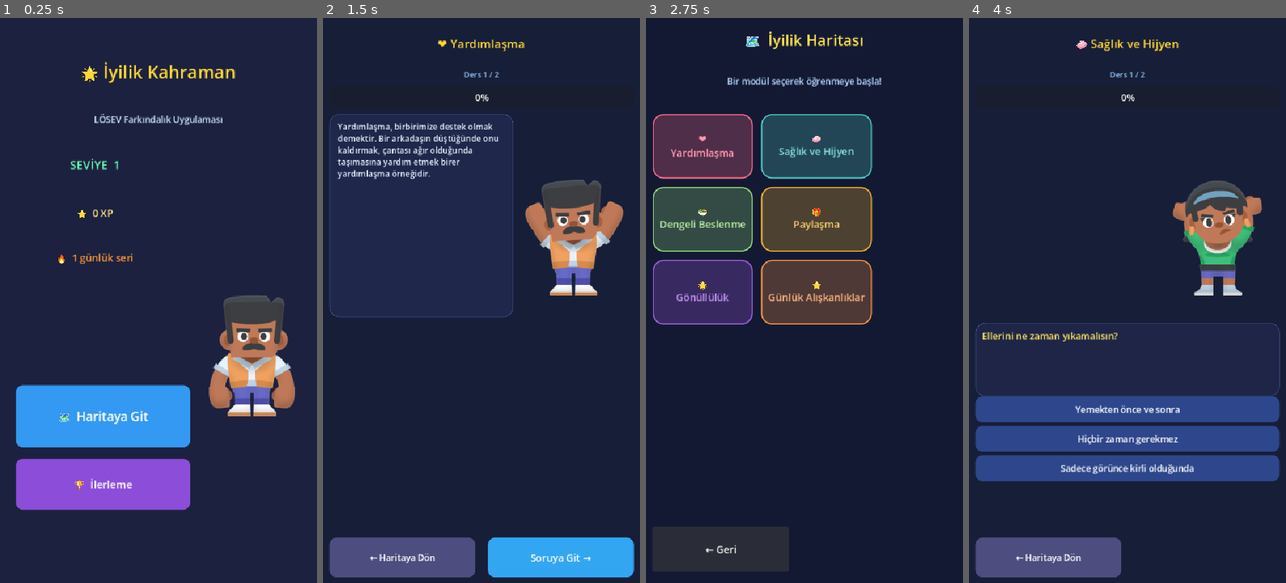
Above: before the commit, frames 1-4 (left to right).
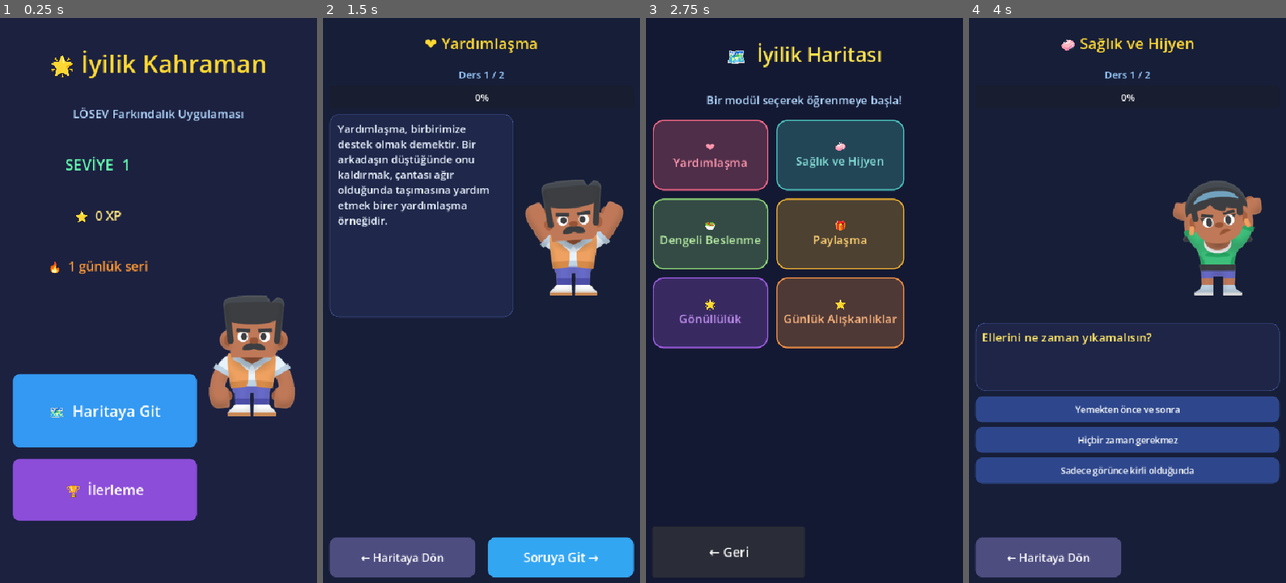
Above: after the commit, the same moments.

Repository: 42-Istanbul-Freelance/losev_iyilik_kahraman
Game: Godot game, scene res://scenes/MainMenu.tscn
The game is run twice, just before and just after one commit, with the same random seed, the same clock (stepped at 60 frames per second) and the same inputs. Sound files missing from this copy of the repository are replaced by a short silence.
Inputs:
- Up to frame 1 (0.25 s): no input
- Up to frame 2 (1.5 s): click "🗺️ Haritaya Git" at 0.5 s; click "❤️ Yardımlaşma" at 1.25 s
- Up to frame 3 (2.75 s): click "← Haritaya Dön" at 2 s
- Up to frame 4 (4 s): click "🧼 Sağlık ve Hijyen" at 2.75 s; click "Soruya Git →" at 3.5 s

The runs differ from the first frame. In frame 1, 6.9% of the frame differs, in the area x 4-92%, y 5-89%; in frame 2, 4.0%; in frame 3, 20%, in the area x 2-82%, y 2-96%; in frame 4, 3.7%.

Commit message:
fix: font boyutu artırma + background müzik loop
- Tüm sahnelerde font boyutları büyütüldü:
  MainMenu: başlık 42px, XP/streak 22px, butonlar 26px
  WorldMap: başlık 34px, modül butonları 20px/170px
  LessonScene: ders metni 18px, soru 20px, butonlar 21-23px
  ProgressScene: başlık 36px, seviye 28px, streak 24px
- bgmusic.ogg: ffmpeg ile 60 sn CC0 ambient OGG oluşturuldu
- AudioManager: finished signal ile sonsuz döngü (loop)

Diff:
--- a/scenes/LessonScene.tscn
+++ b/scenes/LessonScene.tscn
@@ -25,7 +25,7 @@
 anchor_bottom = 0.08
 grow_horizontal = 2
 grow_vertical = 2
-theme_override_font_sizes/font_size = 20
+theme_override_font_sizes/font_size = 26
 theme_override_colors/font_color = Color(1, 0.85, 0.2, 1)
 text = ""
 horizontal_alignment = 1
@@ -39,7 +39,7 @@
 anchor_bottom = 0.12
 grow_horizontal = 2
 grow_vertical = 2
-theme_override_font_sizes/font_size = 13
+theme_override_font_sizes/font_size = 17
 theme_override_colors/font_color = Color(0.6, 0.8, 1, 1)
 text = "Ders 1 / 1"
 horizontal_alignment = 1
@@ -81,8 +81,8 @@
 layout_mode = 2
 size_flags_horizontal = 3
 size_flags_vertical = 3
-theme_override_font_sizes/normal_font_size = 14
-theme_override_colors/default_color = Color(0.9, 0.95, 1, 1)
+theme_override_font_sizes/normal_font_size = 18
+theme_override_colors/default_color = Color(0.92, 0.96, 1, 1)
 bbcode_enabled = true
 text = ""
 autowrap_mode = 3
@@ -92,7 +92,7 @@
 anchor_left = 0.02
 anchor_top = 0.54
 anchor_right = 0.98
-anchor_bottom = 0.67
+anchor_bottom = 0.66
 grow_horizontal = 2
 grow_vertical = 2
 visible = false
@@ -105,7 +105,7 @@
 anchor_bottom = 0.66
 grow_horizontal = 2
 grow_vertical = 2
-theme_override_font_sizes/font_size = 16
+theme_override_font_sizes/font_size = 20
 theme_override_colors/font_color = Color(1, 0.9, 0.4, 1)
 text = ""
 autowrap_mode = 3
@@ -119,7 +119,7 @@
 anchor_bottom = 0.87
 grow_horizontal = 2
 grow_vertical = 2
-theme_override_constants/separation = 6
+theme_override_constants/separation = 8
 visible = false
 
 [node name="FeedbackLabel" type="Label" parent="."]
@@ -130,7 +130,7 @@
 anchor_bottom = 0.92
 grow_horizontal = 2
 grow_vertical = 2
-theme_override_font_sizes/font_size = 16
+theme_override_font_sizes/font_size = 20
 text = ""
 horizontal_alignment = 1
 vertical_alignment = 1
@@ -144,7 +144,7 @@
 anchor_bottom = 0.99
 grow_horizontal = 2
 grow_vertical = 2
-theme_override_font_sizes/font_size = 17
+theme_override_font_sizes/font_size = 21
 text = "Soruya Git →"
 
 [node name="BackButton" type="Button" parent="."]
@@ -155,7 +155,7 @@
 anchor_bottom = 0.99
 grow_horizontal = 2
 grow_vertical = 2
-theme_override_font_sizes/font_size = 15
+theme_override_font_sizes/font_size = 19
 text = "← Haritaya Dön"
 
 [node name="DailyTaskPanel" type="PanelContainer" parent="."]
@@ -176,7 +176,7 @@
 anchor_bottom = 0.60
 grow_horizontal = 2
 grow_vertical = 2
-theme_override_font_sizes/font_size = 18
+theme_override_font_sizes/font_size = 22
 theme_override_colors/font_color = Color(0.9, 0.95, 1, 1)
 text = ""
 horizontal_alignment = 1
@@ -192,7 +192,7 @@
 anchor_bottom = 0.84
 grow_horizontal = 2
 grow_vertical = 2
-theme_override_font_sizes/font_size = 19
+theme_override_font_sizes/font_size = 23
 text = "✅ Görevi Tamamladım! (+25 XP)"
 visible = false
 
--- a/scenes/MainMenu.tscn
+++ b/scenes/MainMenu.tscn
@@ -20,12 +20,12 @@
 [node name="TitleLabel" type="Label" parent="."]
 layout_mode = 1
 anchor_left = 0.0
-anchor_top = 0.05
+anchor_top = 0.03
 anchor_right = 1.0
-anchor_bottom = 0.14
+anchor_bottom = 0.13
 grow_horizontal = 2
 grow_vertical = 2
-theme_override_font_sizes/font_size = 30
+theme_override_font_sizes/font_size = 42
 theme_override_colors/font_color = Color(1, 0.85, 0.2, 1)
 text = "🌟 İyilik Kahraman"
 horizontal_alignment = 1
@@ -34,13 +34,13 @@
 [node name="SubtitleLabel" type="Label" parent="."]
 layout_mode = 1
 anchor_left = 0.0
-anchor_top = 0.15
+anchor_top = 0.14
 anchor_right = 1.0
-anchor_bottom = 0.21
+anchor_bottom = 0.20
 grow_horizontal = 2
 grow_vertical = 2
-theme_override_font_sizes/font_size = 15
-theme_override_colors/font_color = Color(0.8, 0.9, 1, 1)
+theme_override_font_sizes/font_size = 20
+theme_override_colors/font_color = Color(0.7, 0.85, 1, 1)
 text = "LÖSEV Farkındalık Uygulaması"
 horizontal_alignment = 1
 vertical_alignment = 1
@@ -49,11 +49,11 @@
 layout_mode = 1
 anchor_left = 0.02
 anchor_top = 0.22
-anchor_right = 0.58
+anchor_right = 0.60
 anchor_bottom = 0.30
 grow_horizontal = 2
 grow_vertical = 2
-theme_override_font_sizes/font_size = 20
+theme_override_font_sizes/font_size = 26
 theme_override_colors/font_color = Color(0.4, 1, 0.7, 1)
 text = "SEVİYE 1"
 horizontal_alignment = 1
@@ -63,11 +63,11 @@
 layout_mode = 1
 anchor_left = 0.02
 anchor_top = 0.31
-anchor_right = 0.58
-anchor_bottom = 0.38
+anchor_right = 0.60
+anchor_bottom = 0.39
 grow_horizontal = 2
 grow_vertical = 2
-theme_override_font_sizes/font_size = 17
+theme_override_font_sizes/font_size = 22
 theme_override_colors/font_color = Color(1, 0.9, 0.5, 1)
 text = "⭐ XP: 0"
 horizontal_alignment = 1
@@ -76,12 +76,12 @@
 [node name="StreakLabel" type="Label" parent="."]
 layout_mode = 1
 anchor_left = 0.02
-anchor_top = 0.39
-anchor_right = 0.58
-anchor_bottom = 0.46
+anchor_top = 0.40
+anchor_right = 0.60
+anchor_bottom = 0.48
 grow_horizontal = 2
 grow_vertical = 2
-theme_override_font_sizes/font_size = 17
+theme_override_font_sizes/font_size = 22
 theme_override_colors/font_color = Color(1, 0.6, 0.2, 1)
 text = "🔥 Seri: 0 gün"
 horizontal_alignment = 1
@@ -89,32 +89,32 @@
 
 [node name="StartButton" type="Button" parent="."]
 layout_mode = 1
-anchor_left = 0.05
-anchor_top = 0.65
-anchor_right = 0.60
+anchor_left = 0.04
+anchor_top = 0.63
+anchor_right = 0.62
 anchor_bottom = 0.76
 grow_horizontal = 2
 grow_vertical = 2
-theme_override_font_sizes/font_size = 21
+theme_override_font_sizes/font_size = 26
 text = "🗺️  Haritaya Git"
 
 [node name="ProgressButton" type="Button" parent="."]
 layout_mode = 1
-anchor_left = 0.05
+anchor_left = 0.04
 anchor_top = 0.78
-anchor_right = 0.60
-anchor_bottom = 0.87
+anchor_right = 0.62
+anchor_bottom = 0.89
 grow_horizontal = 2
 grow_vertical = 2
-theme_override_font_sizes/font_size = 18
+theme_override_font_sizes/font_size = 24
 text = "🏆  İlerleme"
 
 [node name="CharacterSprite" type="TextureRect" parent="."]
 layout_mode = 1
 anchor_left = 0.60
-anchor_top = 0.22
+anchor_top = 0.20
 anchor_right = 0.99
-anchor_bottom = 0.90
+anchor_bottom = 0.92
 grow_horizontal = 2
 grow_vertical = 2
 texture = ExtResource("2")
--- a/scenes/ProgressScene.tscn
+++ b/scenes/ProgressScene.tscn
@@ -24,7 +24,7 @@
 anchor_bottom = 0.10
 grow_horizontal = 2
 grow_vertical = 2
-theme_override_font_sizes/font_size = 27
+theme_override_font_sizes/font_size = 36
 theme_override_colors/font_color = Color(1, 0.85, 0.2, 1)
 text = "🏆 İlerleme"
 horizontal_alignment = 1
@@ -35,10 +35,10 @@
 anchor_left = 0.0
 anchor_top = 0.11
 anchor_right = 1.0
-anchor_bottom = 0.18
+anchor_bottom = 0.19
 grow_horizontal = 2
 grow_vertical = 2
-theme_override_font_sizes/font_size = 22
+theme_override_font_sizes/font_size = 28
 theme_override_colors/font_color = Color(0.4, 1, 0.7, 1)
 text = "🏆 Seviye 1"
 horizontal_alignment = 1
@@ -47,12 +47,12 @@
 [node name="XPLabel" type="Label" parent="."]
 layout_mode = 1
 anchor_left = 0.0
-anchor_top = 0.19
+anchor_top = 0.20
 anchor_right = 1.0
-anchor_bottom = 0.25
+anchor_bottom = 0.26
 grow_horizontal = 2
 grow_vertical = 2
-theme_override_font_sizes/font_size = 16
+theme_override_font_sizes/font_size = 20
 theme_override_colors/font_color = Color(0.85, 0.9, 1, 1)
 text = "⭐ Toplam XP: 0"
 horizontal_alignment = 1
@@ -61,21 +61,21 @@
 [node name="XPBar" type="ProgressBar" parent="."]
 layout_mode = 1
 anchor_left = 0.05
-anchor_top = 0.26
+anchor_top = 0.27
 anchor_right = 0.95
-anchor_bottom = 0.31
+anchor_bottom = 0.33
 grow_horizontal = 2
 grow_vertical = 2
 
 [node name="StreakLabel" type="Label" parent="."]
 layout_mode = 1
 anchor_left = 0.0
-anchor_top = 0.32
+anchor_top = 0.34
 anchor_right = 1.0
-anchor_bottom = 0.38
+anchor_bottom = 0.41
 grow_horizontal = 2
 grow_vertical = 2
-theme_override_font_sizes/font_size = 19
+theme_override_font_sizes/font_size = 24
 theme_override_colors/font_color = Color(1, 0.6, 0.2, 1)
 text = "🔥 Günlük Seri: 0 gün"
 horizontal_alignment = 1
@@ -84,55 +84,55 @@
 [node name="BadgeTitleLabel" type="Label" parent="."]
 layout_mode = 1
 anchor_left = 0.04
-anchor_top = 0.40
+anchor_top = 0.43
 anchor_right = 0.96
-anchor_bottom = 0.46
+anchor_bottom = 0.50
 grow_horizontal = 2
 grow_vertical = 2
-theme_override_font_sizes/font_size = 18
+theme_override_font_sizes/font_size = 22
 theme_override_colors/font_color = Color(1, 0.85, 0.2, 1)
 text = "🏅 Rozetlerim"
 
 [node name="BadgeFlow" type="FlowContainer" parent="."]
 layout_mode = 1
 anchor_left = 0.04
-anchor_top = 0.47
+anchor_top = 0.51
 anchor_right = 0.96
-anchor_bottom = 0.62
+anchor_bottom = 0.63
 grow_horizontal = 2
 grow_vertical = 2
 
 [node name="ModulesTitleLabel" type="Label" parent="."]
 layout_mode = 1
 anchor_left = 0.04
-anchor_top = 0.63
+anchor_top = 0.64
 anchor_right = 0.96
-anchor_bottom = 0.69
+anchor_bottom = 0.71
 grow_horizontal = 2
 grow_vertical = 2
-theme_override_font_sizes/font_size = 18
+theme_override_font_sizes/font_size = 22
 theme_override_colors/font_color = Color(1, 0.85, 0.2, 1)
 text = "✅ Tamamlanan Modüller"
 
 [node name="ModulesList" type="VBoxContainer" parent="."]
 layout_mode = 1
 anchor_left = 0.04
-anchor_top = 0.70
+anchor_top = 0.72
 anchor_right = 0.96
 anchor_bottom = 0.88
 grow_horizontal = 2
 grow_vertical = 2
-theme_override_constants/separation = 6
+theme_override_constants/separation = 8
 
 [node name="BackButton" type="Button" parent="."]
 layout_mode = 1
 anchor_left = 0.05
 anchor_top = 0.91
-anchor_right = 0.55
-anchor_bottom = 0.98
+anchor_right = 0.60
+anchor_bottom = 0.99
 grow_horizontal = 2
 grow_vertical = 2
-theme_override_font_sizes/font_size = 17
+theme_override_font_sizes/font_size = 22
 text = "← Ana Menü"
 
 [connection signal="pressed" from="BackButton" to="." method="_on_back_button_pressed"]
--- a/scenes/WorldMap.tscn
+++ b/scenes/WorldMap.tscn
@@ -21,31 +21,33 @@
 anchor_left = 0.0
 anchor_top = 0.02
 anchor_right = 1.0
-anchor_bottom = 0.1
+anchor_bottom = 0.11
 grow_horizontal = 2
 grow_vertical = 2
-theme_override_font_sizes/font_size = 26
+theme_override_font_sizes/font_size = 34
 theme_override_colors/font_color = Color(1, 0.9, 0.3, 1)
 text = "🗺️  İyilik Haritası"
 horizontal_alignment = 1
+vertical_alignment = 1
 
 [node name="SubLabel" type="Label" parent="."]
 layout_mode = 1
 anchor_left = 0.0
-anchor_top = 0.1
+anchor_top = 0.11
 anchor_right = 1.0
-anchor_bottom = 0.17
+anchor_bottom = 0.18
 grow_horizontal = 2
 grow_vertical = 2
-theme_override_font_sizes/font_size = 15
+theme_override_font_sizes/font_size = 19
 theme_override_colors/font_color = Color(0.7, 0.85, 1, 1)
 text = "Bir modül seçerek öğrenmeye başla!"
 horizontal_alignment = 1
+vertical_alignment = 1
 
 [node name="ScrollContainer" type="ScrollContainer" parent="."]
 layout_mode = 1
 anchor_left = 0.02
-anchor_top = 0.17
+anchor_top = 0.18
 anchor_right = 0.98
 anchor_bottom = 0.88
 grow_horizontal = 2
@@ -61,12 +63,12 @@
 [node name="BackButton" type="Button" parent="."]
 layout_mode = 1
 anchor_left = 0.02
-anchor_top = 0.9
-anchor_right = 0.45
-anchor_bottom = 0.98
+anchor_top = 0.90
+anchor_right = 0.50
+anchor_bottom = 0.99
 grow_horizontal = 2
 grow_vertical = 2
-theme_override_font_sizes/font_size = 17
+theme_override_font_sizes/font_size = 22
 text = "← Geri"
 
 [connection signal="pressed" from="BackButton" to="." method="_on_back_button_pressed"]
--- a/scripts/AudioManager.gd
+++ b/scripts/AudioManager.gd
@@ -37,7 +37,6 @@
 	if not ResourceLoader.exists(path):
 		return
 	if music_player.stream and music_player.playing:
-		# Aynı müzik zaten çalıyorsa tekrar başlatma
 		var current = music_player.stream.resource_path if music_player.stream else ""
 		if current == path:
 			return
@@ -45,6 +44,14 @@
 	if stream:
 		music_player.stream = stream
 		music_player.play()
+		# Loop: bittikten sonra tekrar başlat
+		if not music_player.finished.is_connected(_on_music_finished):
+			music_player.finished.connect(_on_music_finished.bind(path))
+
+func _on_music_finished(path: String):
+	if music_enabled and music_player:
+		music_player.play()
+
 
 func stop_music():
 	if music_player:
--- a/scripts/WorldMap.gd
+++ b/scripts/WorldMap.gd
@@ -29,8 +29,8 @@
 func _create_module_button(module: Dictionary) -> Button:
 	var btn = Button.new()
 	btn.text = "%s\n%s" % [module["icon"], module["title"]]
-	btn.custom_minimum_size = Vector2(160, 110)
-	btn.add_theme_font_size_override("font_size", 17)
+	btn.custom_minimum_size = Vector2(170, 120)
+	btn.add_theme_font_size_override("font_size", 20)
 
 	var col = Color(module.get("color", "#4488ff"))
 
Not shown, added: assets/audio/sfx/bgmusic.ogg.import
Not shown, added: assets/audio/sfx/btn_click.ogg.import
Not shown, added: assets/audio/sfx/complete.ogg.import
Not shown, added: assets/audio/sfx/correct.ogg.import
Not shown, added: assets/audio/sfx/wrong.ogg.import
Not shown: 1 places in scenes/WorldMap.tscn that only renumber resources
Not shown, added: scripts/AudioManager.gd.uid
Binary file added: ss/Ekran görüntüsü_2026-03-01_00-48-52.png
Binary file added: ss/Ekran görüntüsü_2026-03-01_00-49-06.png
Binary file added: ss/Ekran görüntüsü_2026-03-01_00-49-19.png
Binary file added: ss/Ekran görüntüsü_2026-03-01_00-49-29.png
Binary file added: ss/Ekran görüntüsü_2026-03-01_00-49-41.png
(and 1 more such lines)
